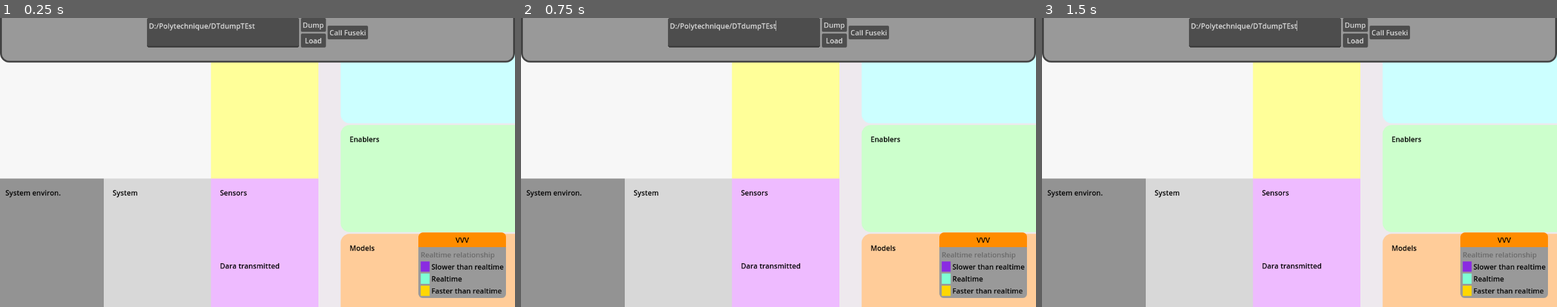
Above: before the commit, frames 1-3 (left to right).
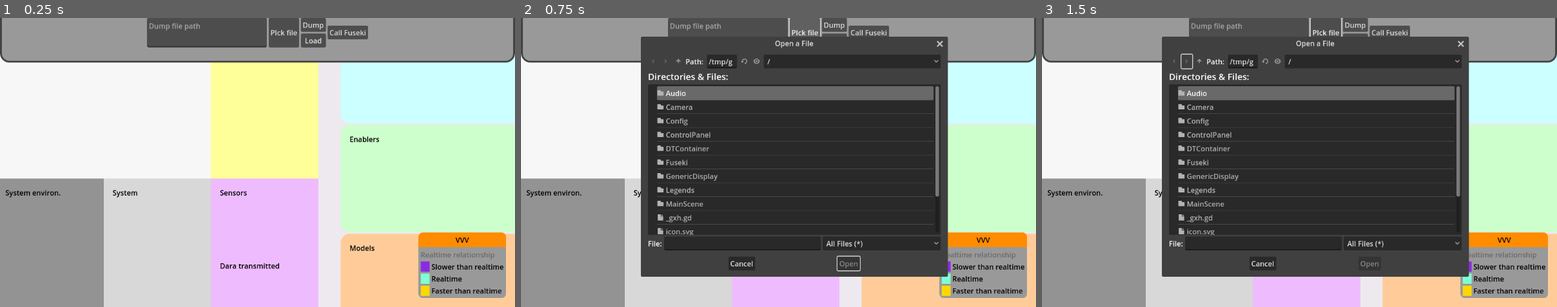
Above: after the commit, the same moments.

Repository: oakeslab-polymtl/DTInsight
Game: Godot game, scene res://MainScene/MainScene.tscn
The game is run twice, just before and just after one commit, with the same random seed, the same clock (stepped at 60 frames per second) and the same inputs.
Inputs (mouse positions are in pixels of both pictures, inside the frame that each line leads up to):
- Up to frame 1 (0.25 s): no input
- Up to frame 2 (0.75 s): click (804, 32) at 0.5 s, where only the run after the commit has a clickable "PIck file"
- Up to frame 3 (1.5 s): click (1186, 61) at 1.27 s

The runs differ from the first frame. In frame 1, 0.3% of the frame differs, in the area x 29-58%, y 0-11%; in frame 2, 48%, in the area x 23-83%, y 0-90%; in frame 3, 48%.

Commit message:
File picker

Diff:
--- a/Fuseki/Dump/FusekiDumper.gd
+++ b/Fuseki/Dump/FusekiDumper.gd
@@ -2,7 +2,8 @@
 
 class_name FusekiDataDumper
 
-@onready var file_path_input = $DumpPathEdit
+@onready var file_path_input : TextEdit = $DumpPathEdit
+@onready var file_dialog : FileDialog = $FileDialog
 
 #Dump file indicators
 const SERVICES_INDICATOR = "Services :"
@@ -114,3 +115,10 @@
 
 static func clean_line(str : String) -> String :
 	return str.replace("\t","")
+
+#file picker functions ---------------------------------------------------------
+func _on_pick_button_pressed() -> void:
+	file_dialog.visible = true
+
+func _on_file_dialog_file_selected(path: String) -> void:
+	file_path_input.text = path
--- a/Fuseki/Dump/FusekiDumperController.tscn
+++ b/Fuseki/Dump/FusekiDumperController.tscn
@@ -11,8 +11,11 @@
 [node name="DumpPathEdit" type="TextEdit" parent="."]
 layout_mode = 2
 size_flags_horizontal = 3
-text = "D:/Polytechnique/DTdumpTEst"
 placeholder_text = "Dump file path"
+
+[node name="PickButton" type="Button" parent="."]
+layout_mode = 2
+text = "PIck file"
 
 [node name="ButtonsContainer" type="VBoxContainer" parent="."]
 layout_mode = 2
@@ -28,5 +31,19 @@
 text = "Load
 "
 
+[node name="FileDialog" type="FileDialog" parent="."]
+title = "Open a File"
+initial_position = 1
+size = Vector2i(600, 500)
+always_on_top = true
+popup_window = true
+min_size = Vector2i(600, 500)
+ok_button_text = "Ouvrir"
+dialog_hide_on_ok = true
+file_mode = 0
+access = 2
+
+[connection signal="pressed" from="PickButton" to="." method="_on_pick_button_pressed"]
 [connection signal="pressed" from="ButtonsContainer/DumpButton" to="." method="_on_dump_button_pressed"]
 [connection signal="pressed" from="ButtonsContainer/LoadButton" to="." method="_on_load_button_pressed"]
+[connection signal="file_selected" from="FileDialog" to="." method="_on_file_dialog_file_selected"]
